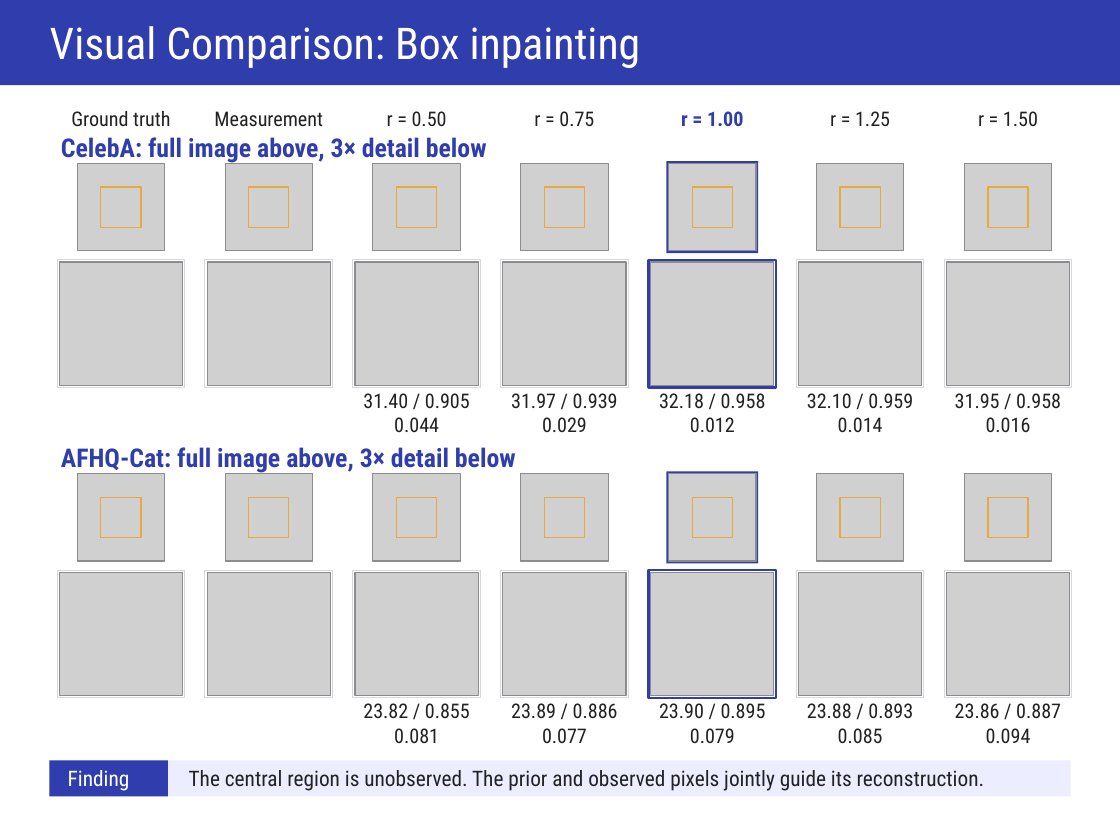
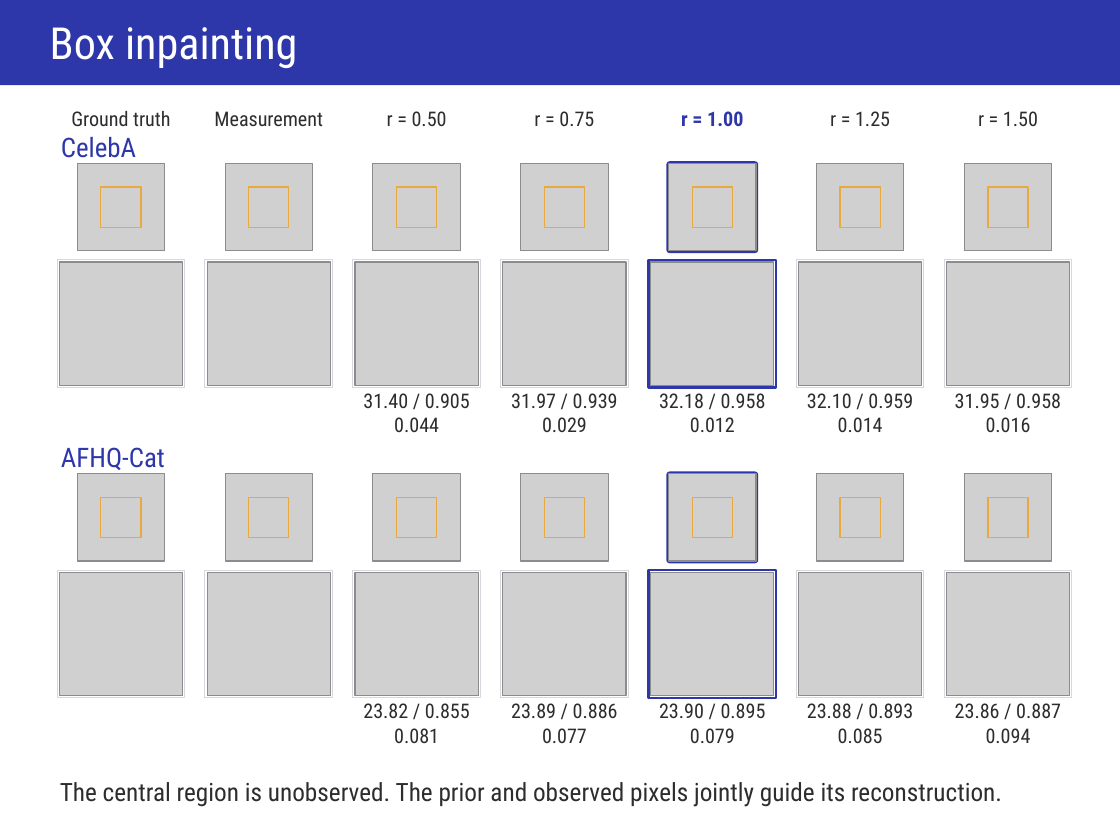
Before and after one commit to ItayShorian07/Diffusion--flower-project, a slide deck: slide 15 of artifacts/presentation/FLOWER- Presentation.pptx. Drawn at 1120x840 pixels with LibreOffice and Linux fonts; fonts in the diff are those of the drawing; grey boxes stand for pictures. Boxes give left, top, right and bottom in pixels: in the first picture for what was removed or moved away, otherwise in the second. Text is boxed around its words. In the diff, an @@ line names an element or a change of style, - is before the commit and + after.

```diff
--- a/artifacts/presentation/FLOWER- Presentation.pptx
+++ b/artifacts/presentation/FLOWER- Presentation.pptx
@@ rectangle at [0,0,1120,85]: fill #303EAD to #2D37AA @@
@@ text at [50,27,297,68]: text changed; size 29.2 to 29.6 pt @@
-Visual Comparison: Box inpainting
+Box inpainting
@@ text colour #222222 to #2D2D2D in 3 elements at [71,111,170,126], [214,111,323,126], [387,111,447,126] @@
@@ text at [61,137,136,158]: text changed; size 17.2 to 18 pt; text colour #303EAD to #2D37AA; bold off @@
-CelebA: full image above, 3× detail below
+CelebA
@@ text at [61,447,165,474]: text changed; size 17.2 to 18 pt; text colour #303EAD to #2D37AA; bold off @@
-AFHQ-Cat: full image above, 3× detail below
+AFHQ-Cat
@@ text "The central region is unobserved. ...": place and size @@
-text "The central region is unobserved. ..." at [189,770,985,791]
+text "The central region is unobserved. ..." at [60,782,1002,807]
@@ text "The central region is unobserved. ..." at [60,782,1002,807]: size 14.2 to 16.9 pt, text colour #222222 to #2D2D2D; vertical alignment middle to top @@
@@ rectangle removed at [49,760,1071,795] @@
@@ rectangle removed at [49,760,168,795] @@
@@ text removed at [68,770,130,791] @@
-Finding
```
Also in this commit, not shown: 19 other slides changed, 2 other files.
